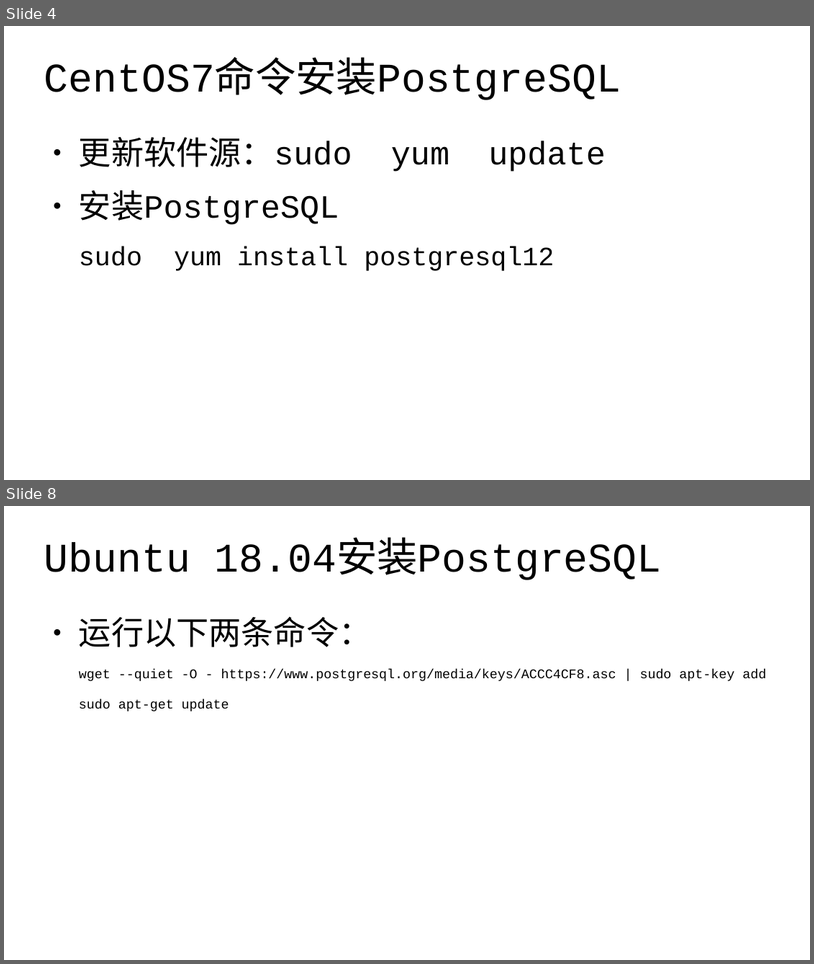
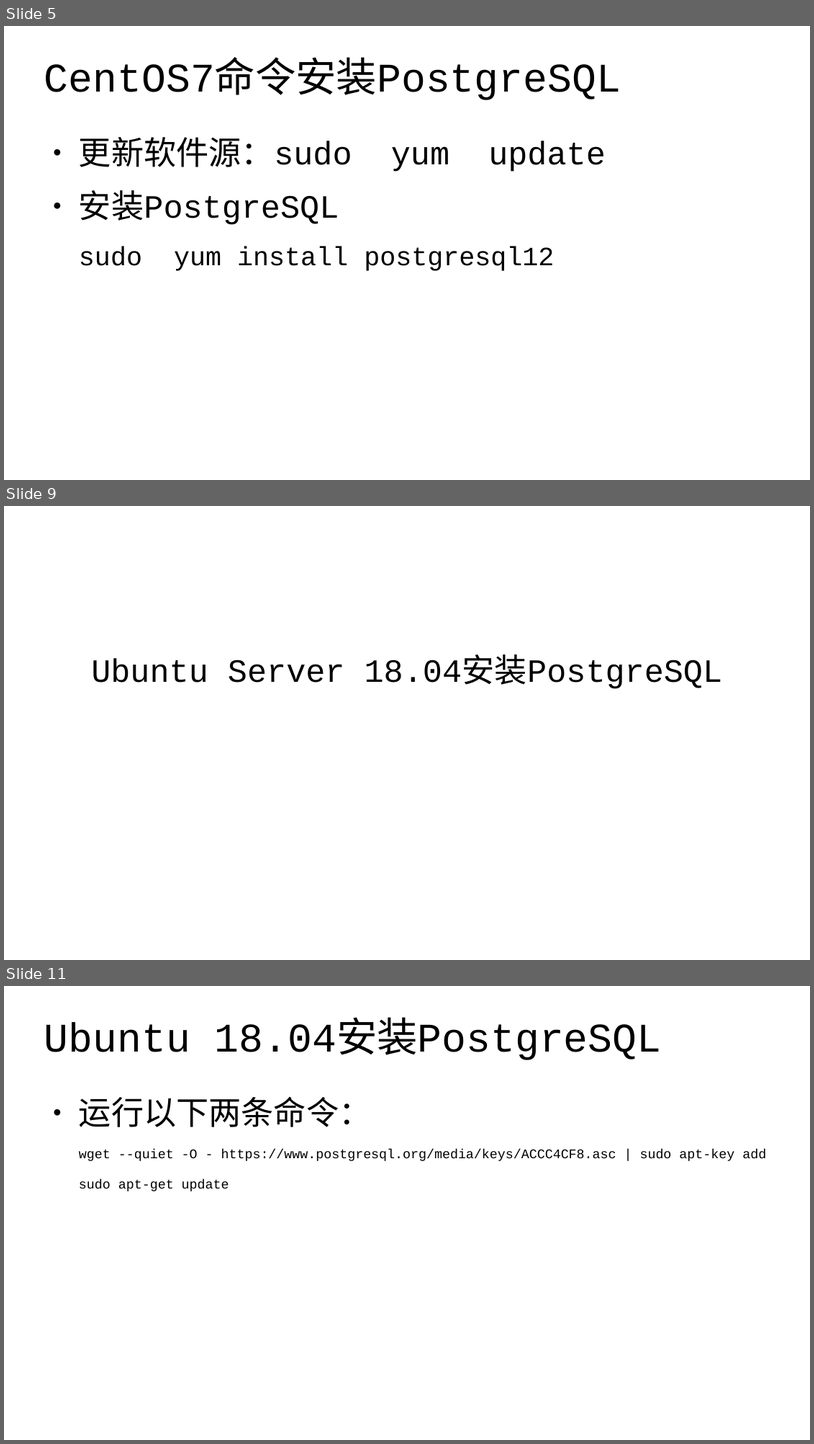
Before and after one commit to edu2act/course-wechat-and-miniprogram, a slide deck: materials/ch16/ch16_1-安装postgres数据库.odp. Shown one above the other, each under a label of ours: slides 4 and 8 before the commit, slides 5, 9 and 11 after it; the slides between them are not shown. The pictures are 814x964 and 814x1444 pixels, drawn with LibreOffice and Linux fonts; fonts in the diff are those of the drawing. Boxes give left, top, right and bottom in pixels: in the first picture for what was removed or moved away, otherwise in the second. Text is boxed around its words. In the diff, an @@ line names an element or a change of style, - is before the commit and + after.

```diff
--- a/materials/ch16/ch16_1-安装postgres数据库.odp
+++ b/materials/ch16/ch16_1-安装postgres数据库.odp
@@ slide 9 added at [4,506,810,960], background #FFFFFF @@
@@ subtitle added at [91,659,723,689], 32 pt, text #000000 @@
+Ubuntu Server 18.04安装PostgreSQL
@@ what was slide 4 is now slide 5 @@
@@ what was slide 8 is now slide 11 @@
```
Also in this commit, not shown: 4 slides changed, 3 other slides added, 5 other files.
